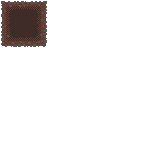
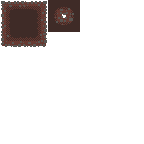
Revision of a layered (144, 144) image; what changed, layer by layer:
added layer "Layer 4" above "Layer 3" over left=48, top=0, right=80, bottom=32
